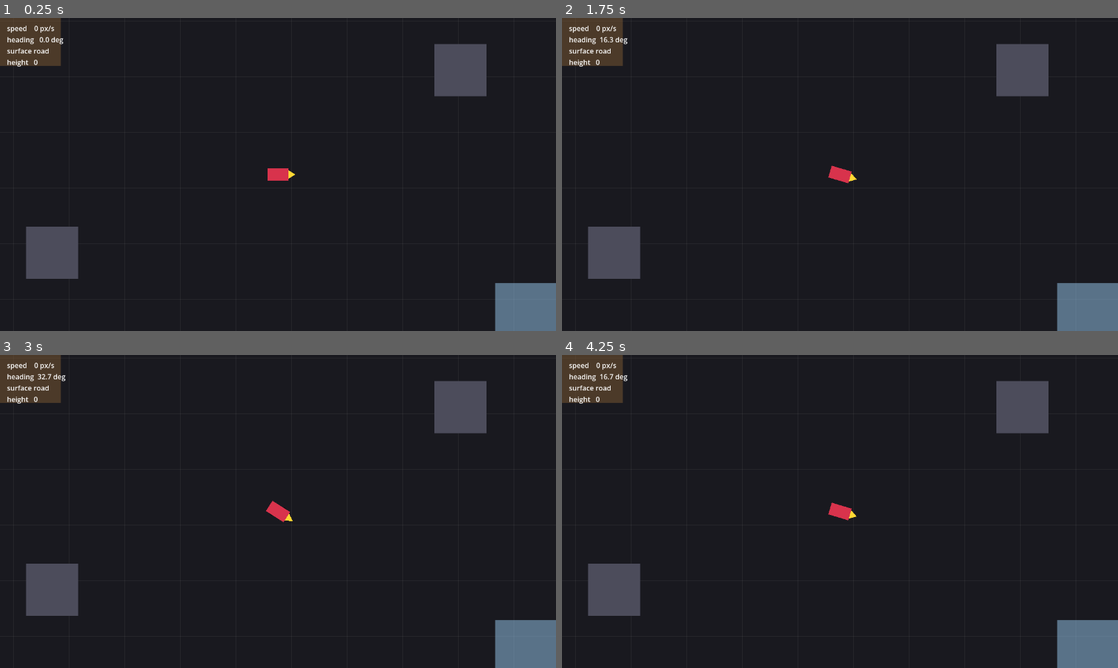
Above: before the commit, frames 1-4 (two rows, left to right).
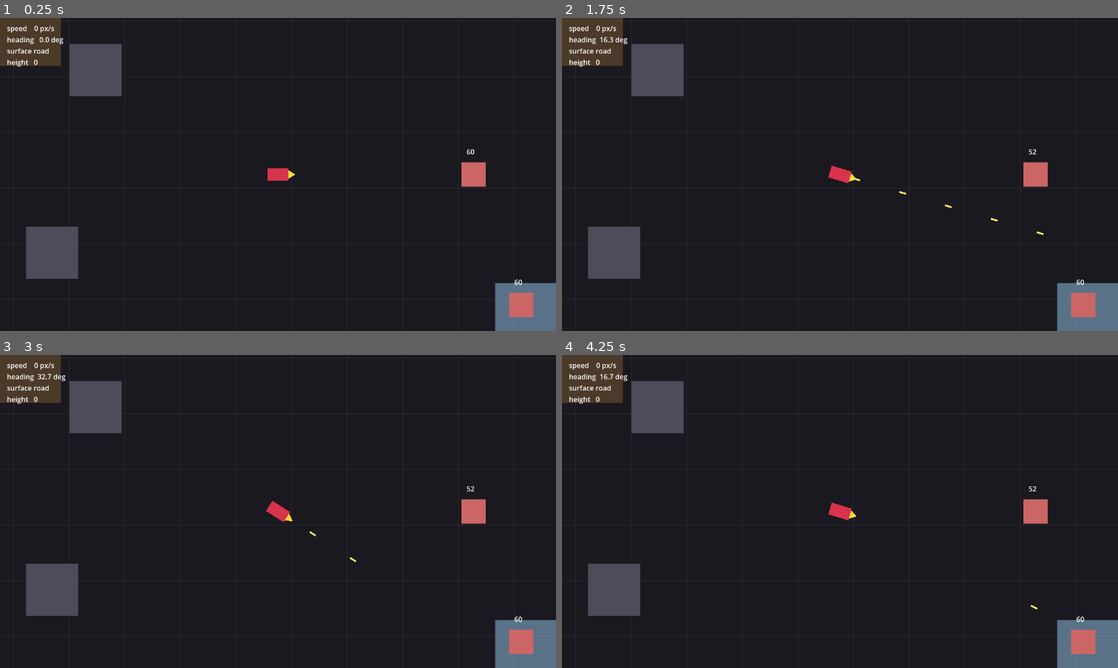
Above: after the commit, the same moments.

Repository: b3p3k0/bentchrome
Game: Godot game, scene res://levels/arena/arena.tscn
Two runs of this game, one before a commit and one after it. Both use one fixed random seed, a clock stepped at 60 frames per second and the inputs below.
Inputs (mouse positions are in pixels of both pictures, inside the frame that each line leads up to):
- Up to frame 1 (0.25 s): no input
- Up to frame 2 (1.75 s): tap Enter (ui_accept) at 0.5, 0.77, 1.25 s; move the mouse to (962, 158) at 0.52 s; hold D (move_right) 0.53-1.25 s; click (962, 158) at 0.6 s; drag from (728, 190) to (840, 174) at 1.27 s
- Up to frame 3 (3 s): move the mouse to (333, 442) at 2.02 s; hold D (move_right) 2.03-2.75 s; right-click (333, 442) at 2.1 s; click (333, 442) at 2.3 s; tap Enter (ui_accept) at 2.75 s; drag from (250, 574) to (111, 464) at 2.77 s
- Up to frame 4 (4.25 s): move the mouse to (1006, 558) at 3.52 s; hold A (move_left) from 3.53 s (still down); tap K at 3.6 s; tap Enter (ui_accept) at 3.77 s; click (1006, 558) at 3.8 s

The runs differ from the first frame. In frame 1, 3.9% of the frame differs, in the area x 12-96%, y 8-96%; in frame 2, 3.9%; in frame 3, 3.9%; in frame 4, 3.9%.

Commit message:
Phase 2: machine gun, projectiles, health, target dummies
Add a straight-line Projectile (Area2D) that damages the first Health-bearing body it hits and ignores its shooter; a WeaponMount that fires at a set rate; and a Health component (hp + damaged/died signals). The vehicle gains a muzzle, a MachineGunMount, and Health, firing the MG along its heading on fire_mg. Arena adds three target dummies that show HP and die when destroyed. No friendly fire via shooter-ignore; faction layers + enemy vehicles come next.

Co-Authored-By: Claude Opus 4.8 <noreply@anthropic.com>

Diff:
--- /dev/null
+++ b/environment/target_dummy.gd
@@ -0,0 +1,17 @@
+extends StaticBody2D
+## A stationary target with Health, for combat testing. Shows its HP and frees
+## itself on death.
+
+@onready var _health: Health = $Health
+@onready var _label: Label = $Label
+
+func _ready() -> void:
+	_health.damaged.connect(_on_changed)
+	_health.died.connect(queue_free)
+	_refresh()
+
+func _on_changed(_amount: float, _hp: float) -> void:
+	_refresh()
+
+func _refresh() -> void:
+	_label.text = "%d" % roundi(_health.hp)
--- /dev/null
+++ b/environment/target_dummy.tscn
@@ -0,0 +1,26 @@
+[gd_scene load_steps=4 format=3]
+
+[ext_resource type="Script" path="res://environment/target_dummy.gd" id="1_dummy"]
+[ext_resource type="Script" path="res://vehicles/health.gd" id="2_health"]
+
+[sub_resource type="RectangleShape2D" id="RectangleShape2D_dummy"]
+size = Vector2(56, 56)
+
+[node name="TargetDummy" type="StaticBody2D"]
+script = ExtResource("1_dummy")
+
+[node name="Vis" type="Polygon2D" parent="."]
+color = Color(0.8, 0.4, 0.4, 1)
+polygon = PackedVector2Array(-28, -28, 28, -28, 28, 28, -28, 28)
+
+[node name="Col" type="CollisionShape2D" parent="."]
+shape = SubResource("RectangleShape2D_dummy")
+
+[node name="Health" type="Node" parent="."]
+script = ExtResource("2_health")
+max_hp = 60.0
+
+[node name="Label" type="Label" parent="."]
+offset_left = -16.0
+offset_top = -64.0
+text = "60"
--- a/levels/arena/arena.tscn
+++ b/levels/arena/arena.tscn
@@ -1,9 +1,10 @@
-[gd_scene load_steps=8 format=3]
+[gd_scene load_steps=9 format=3]
 
 [ext_resource type="Script" path="res://levels/arena/arena.gd" id="1_arena"]
 [ext_resource type="PackedScene" path="res://vehicles/vehicle.tscn" id="2_veh"]
 [ext_resource type="Script" path="res://environment/terrain_zone.gd" id="3_zone"]
 [ext_resource type="Script" path="res://environment/ramp.gd" id="4_ramp"]
+[ext_resource type="PackedScene" path="res://environment/target_dummy.tscn" id="5_dummy"]
 
 [sub_resource type="RectangleShape2D" id="RectangleShape2D_block"]
 size = Vector2(120, 120)
@@ -74,8 +75,17 @@
 
 [node name="Vehicle" parent="." instance=ExtResource("2_veh")]
 
+[node name="Dummy1" parent="." instance=ExtResource("5_dummy")]
+position = Vector2(450, 0)
+
+[node name="Dummy2" parent="." instance=ExtResource("5_dummy")]
+position = Vector2(760, -120)
+
+[node name="Dummy3" parent="." instance=ExtResource("5_dummy")]
+position = Vector2(560, 300)
+
 [node name="Block1" type="StaticBody2D" parent="."]
-position = Vector2(420, -240)
+position = Vector2(-420, -240)
 
 [node name="Vis" type="Polygon2D" parent="Block1"]
 color = Color(0.3, 0.3, 0.36, 1)
--- /dev/null
+++ b/vehicles/health.gd
@@ -0,0 +1,21 @@
+class_name Health
+extends Node
+## Hit points for any entity. Emits on damage and death; armor→HP scaling and
+## status effects layer on later.
+
+signal damaged(amount: float, hp: float)
+signal died
+
+@export var max_hp := 100.0
+var hp: float
+
+func _ready() -> void:
+	hp = max_hp
+
+func take_damage(amount: float) -> void:
+	if hp <= 0.0:
+		return
+	hp = maxf(hp - amount, 0.0)
+	damaged.emit(amount, hp)
+	if hp <= 0.0:
+		died.emit()
--- a/vehicles/vehicle.gd
+++ b/vehicles/vehicle.gd
@@ -3,8 +3,8 @@
 ## The one vehicle. A Driver supplies intent; a DrivingController turns it into
 ## motion. Player and AI both instance this scene — only the Driver differs.
 ## The body stays axis-aligned (so a child Camera2D never spins); only the
-## Visual rotates. Fake depth: a height/vz pair lifts the Visual and shrinks the
-## Shadow; ramps launch the car, which clears obstacles while airborne.
+## Visual rotates. Fake depth lifts the Visual and shrinks the Shadow; ramps
+## launch the car. The machine gun fires from the muzzle along the heading.
 
 @export_group("Depth")
 @export var gravity_z := 1300.0
@@ -22,6 +22,9 @@
 @onready var _shadow: Node2D = $Shadow
 @onready var _terrain_sensor: TerrainSensor = $TerrainSensor
 @onready var _body_shape: CollisionShape2D = $CollisionShape2D
+@onready var _mg_mount: WeaponMount = $MachineGunMount
+@onready var _muzzle: Marker2D = $Visual/Muzzle
+@onready var _health: Health = $Health
 
 func _ready() -> void:
 	heading = rotation
@@ -36,6 +39,8 @@
 	move_and_slide()
 	_visual.rotation = heading
 	_update_depth(delta)
+	if _mg_mount and _muzzle and intent.get("fire_mg", false):
+		_mg_mount.try_fire(_muzzle.global_position, Vector2.RIGHT.rotated(heading), self)
 
 func _update_depth(delta: float) -> void:
 	if height > 0.0 or vz != 0.0:
--- a/vehicles/vehicle.tscn
+++ b/vehicles/vehicle.tscn
@@ -1,9 +1,12 @@
-[gd_scene load_steps=7 format=3]
+[gd_scene load_steps=10 format=3]
 
 [ext_resource type="Script" path="res://vehicles/vehicle.gd" id="1_veh"]
 [ext_resource type="Script" path="res://vehicles/driving_controller.gd" id="2_ctl"]
 [ext_resource type="Script" path="res://vehicles/drivers/player_driver.gd" id="3_drv"]
 [ext_resource type="Script" path="res://vehicles/terrain_sensor.gd" id="4_tsn"]
+[ext_resource type="Script" path="res://weapons/weapon_mount.gd" id="5_wm"]
+[ext_resource type="Script" path="res://vehicles/health.gd" id="6_hp"]
+[ext_resource type="PackedScene" path="res://weapons/projectile.tscn" id="7_proj"]
 
 [sub_resource type="CircleShape2D" id="CircleShape2D_veh"]
 radius = 18.0
@@ -34,6 +37,9 @@
 color = Color(1, 0.85, 0.2, 1)
 polygon = PackedVector2Array(24, -10, 40, 0, 24, 10)
 
+[node name="Muzzle" type="Marker2D" parent="Visual"]
+position = Vector2(40, 0)
+
 [node name="CollisionShape2D" type="CollisionShape2D" parent="."]
 shape = SubResource("CircleShape2D_veh")
 
@@ -45,5 +51,13 @@
 [node name="TSCollision" type="CollisionShape2D" parent="TerrainSensor"]
 shape = SubResource("CircleShape2D_sensor")
 
+[node name="MachineGunMount" type="Node" parent="."]
+script = ExtResource("5_wm")
+projectile_scene = ExtResource("7_proj")
+
+[node name="Health" type="Node" parent="."]
+script = ExtResource("6_hp")
+max_hp = 100.0
+
 [node name="Camera2D" type="Camera2D" parent="."]
 position_smoothing_enabled = true
--- /dev/null
+++ b/weapons/projectile.gd
@@ -0,0 +1,42 @@
+class_name Projectile
+extends Area2D
+## A straight-line projectile. Travels along its velocity, damages the first
+## entity with a Health child it hits (ignoring its shooter), and despawns on
+## hit or after its lifetime. Guidance/pooling layer on later.
+
+@export var lifetime := 1.2
+
+var velocity := Vector2.ZERO
+var damage := 8.0
+var shooter: Node = null
+var _age := 0.0
+
+func _ready() -> void:
+	body_entered.connect(_on_body_entered)
+
+func setup(p_pos: Vector2, p_dir: Vector2, p_speed: float, p_damage: float, p_shooter: Node) -> void:
+	global_position = p_pos
+	rotation = p_dir.angle()
+	velocity = p_dir * p_speed
+	damage = p_damage
+	shooter = p_shooter
+
+func _physics_process(delta: float) -> void:
+	global_position += velocity * delta
+	_age += delta
+	if _age >= lifetime:
+		queue_free()
+
+func _on_body_entered(body: Node) -> void:
+	if body == shooter:
+		return
+	var health := _find_health(body)
+	if health:
+		health.take_damage(damage)
+	queue_free()
+
+func _find_health(body: Node) -> Health:
+	for child in body.get_children():
+		if child is Health:
+			return child
+	return null
--- /dev/null
+++ b/weapons/projectile.tscn
@@ -0,0 +1,18 @@
+[gd_scene load_steps=3 format=3]
+
+[ext_resource type="Script" path="res://weapons/projectile.gd" id="1_proj"]
+
+[sub_resource type="CircleShape2D" id="CircleShape2D_proj"]
+radius = 4.0
+
+[node name="Projectile" type="Area2D"]
+collision_layer = 0
+collision_mask = 1
+script = ExtResource("1_proj")
+
+[node name="Vis" type="Polygon2D" parent="."]
+color = Color(1, 0.95, 0.4, 1)
+polygon = PackedVector2Array(-8, -2, 8, -2, 8, 2, -8, 2)
+
+[node name="Col" type="CollisionShape2D" parent="."]
+shape = SubResource("CircleShape2D_proj")
--- /dev/null
+++ b/weapons/weapon_mount.gd
@@ -0,0 +1,23 @@
+class_name WeaponMount
+extends Node
+## Fires projectiles at a fixed rate in a given direction. The machine gun uses
+## one of these; specials reuse it with different data (WeaponDef) later.
+
+@export var fire_rate := 12.0          # shots per second
+@export var damage := 8.0
+@export var projectile_speed := 1100.0
+@export var projectile_scene: PackedScene
+
+var _cooldown := 0.0
+
+func _physics_process(delta: float) -> void:
+	if _cooldown > 0.0:
+		_cooldown -= delta
+
+func try_fire(origin: Vector2, direction: Vector2, shooter: Node) -> void:
+	if _cooldown > 0.0 or projectile_scene == null:
+		return
+	_cooldown = 1.0 / fire_rate
+	var p := projectile_scene.instantiate() as Projectile
+	get_tree().current_scene.add_child(p)
+	p.setup(origin, direction, projectile_speed, damage, shooter)
Not shown, added: environment/target_dummy.gd.uid
Not shown, added: vehicles/health.gd.uid
Not shown, added: weapons/projectile.gd.uid
Not shown, added: weapons/weapon_mount.gd.uid
